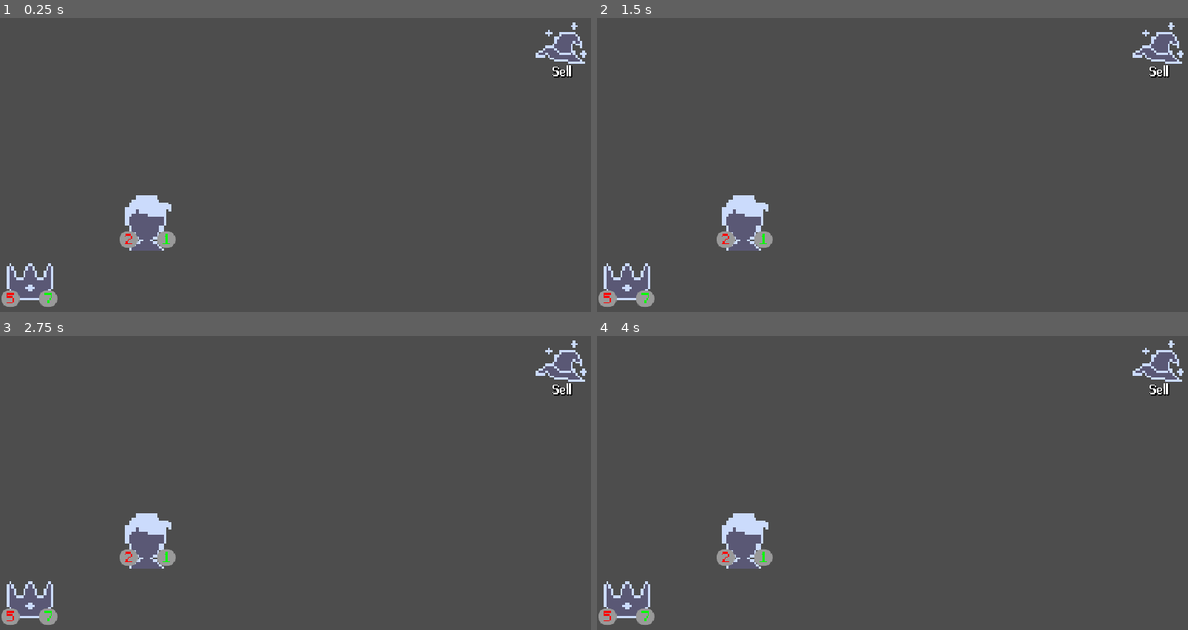
Above: before the commit, frames 1-4 (two rows, left to right).
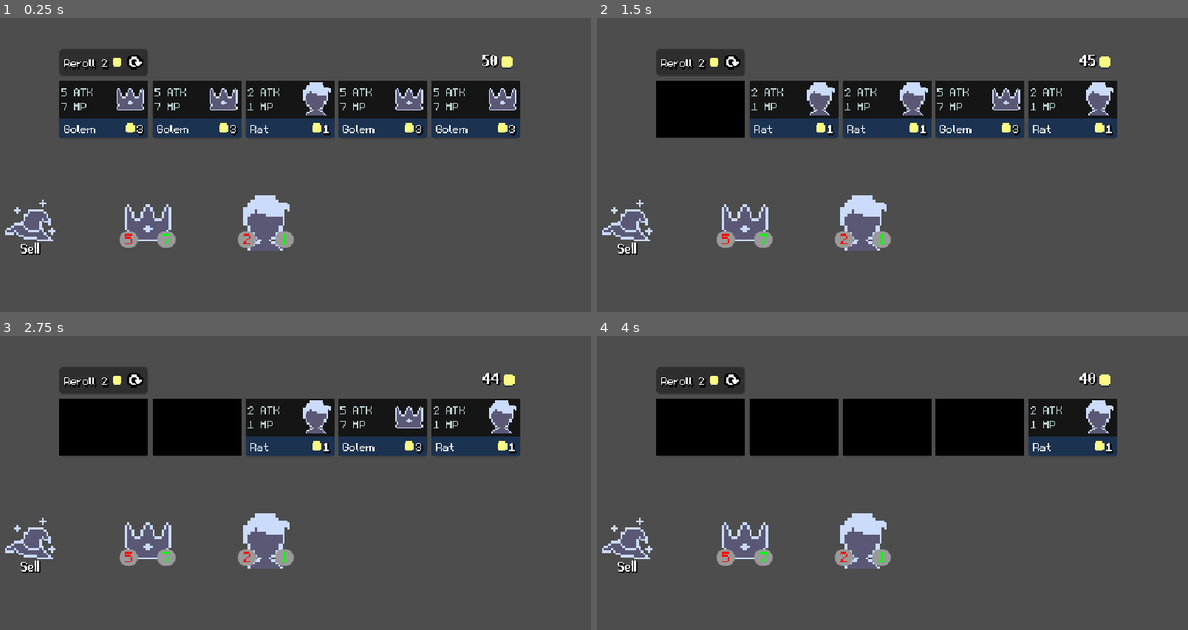
Above: after the commit, the same moments.

Repository: NotEuanB/IMY300
Game: Godot game, scene res://Scenes/Board/board.tscn
Two runs of this game, one before a commit and one after it. Both use one fixed random seed, a clock stepped at 60 frames per second and the inputs below.
Inputs (mouse positions are in pixels of both pictures, inside the frame that each line leads up to):
- Up to frame 1 (0.25 s): no input
- Up to frame 2 (1.5 s): click (703, 62) at 0.52 s; click (703, 109) at 1.27 s
- Up to frame 3 (2.75 s): click (195, 427) at 2.02 s
- Up to frame 4 (4 s): click (886, 427) at 2.77 s; click (981, 427) at 3.52 s

The runs differ from the first frame. In frame 1, 20% of the frame differs, in the area x 0-100%, y 1-99%; in frame 2, 20%; in frame 3, 20%; in frame 4, 20%.

Commit message:
update

Diff:
--- a/IMY300 Main Game/new-game-project/Scenes/Board/board.tscn
+++ b/IMY300 Main Game/new-game-project/Scenes/Board/board.tscn
@@ -10,7 +10,9 @@
 [ext_resource type="PackedScene" uid="uid://lqm5228wqvl6" path="res://Scenes/Sell Portal/sell_portal.tscn" id="8_qlllu"]
 [ext_resource type="Resource" uid="uid://defp4jshbm1ep" path="res://data/player/player_stats.tres" id="9_me64r"]
 [ext_resource type="PackedScene" uid="uid://mmpc3j84035o" path="res://Scenes/Unit/unit.tscn" id="10_me64r"]
-[ext_resource type="PackedScene" uid="uid://cnhx7egcrqt28" path="res://tooltip.tscn" id="11_gti8d"]
+[ext_resource type="PackedScene" uid="uid://cnhx7egcrqt28" path="res://Scenes/Tooltip/tooltip.tscn" id="11_gti8d"]
+[ext_resource type="PackedScene" uid="uid://ehcpt7j0kkj3" path="res://Scenes/ShopContainer/shop_container.tscn" id="12_dkxek"]
+[ext_resource type="Resource" uid="uid://bn1waem751oqp" path="res://data/unit_pool/unit_pool.tres" id="13_brcfe"]
 
 [node name="Shop" type="Node2D"]
 script = ExtResource("1_ef5ss")
@@ -23,44 +25,35 @@
 [node name="Background" type="TileMapLayer" parent="Visuals"]
 tile_set = ExtResource("2_qlllu")
 
-[node name="ShopArea" type="TileMapLayer" parent="." node_paths=PackedStringArray("unit_grid")]
-position = Vector2(0, 64)
-tile_set = ExtResource("2_qlllu")
-script = ExtResource("3_dkvsl")
-unit_grid = NodePath("ShopUnitGrid")
-
-[node name="ShopUnitGrid" type="Node2D" parent="ShopArea"]
-script = ExtResource("3_ffhyd")
-size = Vector2i(10, 1)
-
 [node name="PlayerArea" type="TileMapLayer" parent="." node_paths=PackedStringArray("unit_grid")]
-position = Vector2(0, 192)
+position = Vector2(128, 192)
 tile_set = ExtResource("2_qlllu")
 script = ExtResource("3_dkvsl")
 unit_grid = NodePath("PlayerUnitGrid")
 
 [node name="PlayerUnitGrid" type="Node2D" parent="PlayerArea"]
 script = ExtResource("3_ffhyd")
-size = Vector2i(10, 1)
+size = Vector2i(6, 1)
 
 [node name="Unit" parent="PlayerArea" instance=ExtResource("10_me64r")]
 position = Vector2(128, 0)
 
 [node name="HandArea" type="TileMapLayer" parent="." node_paths=PackedStringArray("unit_grid")]
-position = Vector2(0, 256)
+position = Vector2(128, 256)
 tile_set = ExtResource("2_qlllu")
 script = ExtResource("3_dkvsl")
 unit_grid = NodePath("HandUnitGrid")
 
 [node name="HandUnitGrid" type="Node2D" parent="HandArea"]
 script = ExtResource("3_ffhyd")
-size = Vector2i(10, 1)
+size = Vector2i(6, 1)
 
 [node name="Unit2" parent="HandArea" instance=ExtResource("10_me64r")]
+position = Vector2(0, -64)
 stats = ExtResource("6_me64r")
 
 [node name="SellPortal" parent="." instance=ExtResource("8_qlllu")]
-position = Vector2(576, 0)
+position = Vector2(0, 192)
 player_stats = ExtResource("9_me64r")
 metadata/_edit_lock_ = true
 
@@ -68,8 +61,17 @@
 script = ExtResource("6_7ohde")
 play_areas = [NodePath("../PlayerArea"), NodePath("../HandArea")]
 
-[node name="UnitSpawner" type="Node" parent="." node_paths=PackedStringArray("game_area")]
+[node name="UnitSpawner" type="Node" parent="."]
 script = ExtResource("7_x1pfr")
-game_area = NodePath("../ShopArea")
 
 [node name="Tooltip" parent="." instance=ExtResource("11_gti8d")]
+
+[node name="ShopUI" type="CanvasLayer" parent="."]
+
+[node name="ShopContainer" parent="ShopUI" instance=ExtResource("12_dkxek")]
+offset_left = 64.0
+offset_top = 36.0
+offset_right = 480.0
+offset_bottom = 116.0
+unit_pool = ExtResource("13_brcfe")
+player_stats = ExtResource("9_me64r")
--- /dev/null
+++ b/IMY300 Main Game/new-game-project/Scenes/Gold Display/gold_display.gd
@@ -0,0 +1,14 @@
+class_name GoldDisplay
+extends HBoxContainer
+
+
+@export var player_stats: PlayerStats
+
+@onready var gold: Label = $Gold
+
+func _ready() -> void:
+	player_stats.changed.connect(_on_player_stats_changed)
+	_on_player_stats_changed()
+
+func _on_player_stats_changed() -> void:
+	gold.text = str(player_stats.gold)
--- /dev/null
+++ b/IMY300 Main Game/new-game-project/Scenes/Gold Display/gold_display.tscn
@@ -0,0 +1,27 @@
+[gd_scene load_steps=5 format=3 uid="uid://df7fpuhmkgi11"]
+
+[ext_resource type="Script" uid="uid://bf2bg5llb6imy" path="res://Scenes/Gold Display/gold_display.gd" id="1_ds663"]
+[ext_resource type="Texture2D" uid="uid://c4awhqfup7o2k" path="res://assets/sprites/gold.png" id="1_spygf"]
+[ext_resource type="Resource" uid="uid://defp4jshbm1ep" path="res://data/player/player_stats.tres" id="2_5xxp2"]
+
+[sub_resource type="LabelSettings" id="LabelSettings_ds663"]
+shadow_size = 2
+shadow_color = Color(0, 0, 0, 0.647059)
+
+[node name="GoldDisplay" type="HBoxContainer"]
+offset_right = 28.0
+offset_bottom = 18.0
+script = ExtResource("1_ds663")
+player_stats = ExtResource("2_5xxp2")
+
+[node name="Gold" type="Label" parent="."]
+layout_mode = 2
+text = "99"
+label_settings = SubResource("LabelSettings_ds663")
+
+[node name="Icon" type="TextureRect" parent="."]
+custom_minimum_size = Vector2(10, 0)
+layout_mode = 2
+texture = ExtResource("1_spygf")
+expand_mode = 1
+stretch_mode = 5
--- /dev/null
+++ b/IMY300 Main Game/new-game-project/Scenes/Reroll Button/reroll_button.gd
@@ -0,0 +1,22 @@
+class_name RerollButton
+extends Button
+
+@export var player_stats: PlayerStats
+
+@onready var h_box_container: HBoxContainer = $HBoxContainer
+
+func _ready() -> void:
+	player_stats.changed.connect(_on_player_stats_changed)
+	_on_player_stats_changed()
+
+func _on_player_stats_changed() -> void:
+	var has_enough_gold := player_stats.gold >= 2
+	disabled = not has_enough_gold
+
+	if has_enough_gold:
+		h_box_container.modulate.a = 1.0
+	else:
+		h_box_container.modulate.a = 0.5
+
+func _on_pressed() -> void:
+	player_stats.gold -= 2
--- /dev/null
+++ b/IMY300 Main Game/new-game-project/Scenes/Reroll Button/reroll_button.tscn
@@ -0,0 +1,49 @@
+[gd_scene load_steps=7 format=3 uid="uid://urlrv6wjxn5n"]
+
+[ext_resource type="FontFile" uid="uid://8di0jvr25vat" path="res://assets/font/m5x7.ttf" id="1_glm6i"]
+[ext_resource type="Script" uid="uid://bkh45gr4ctbla" path="res://Scenes/Reroll Button/reroll_button.gd" id="1_qogto"]
+[ext_resource type="Resource" uid="uid://defp4jshbm1ep" path="res://data/player/player_stats.tres" id="2_q8vrn"]
+[ext_resource type="Texture2D" uid="uid://c4awhqfup7o2k" path="res://assets/sprites/gold.png" id="2_qogto"]
+[ext_resource type="Texture2D" uid="uid://b8ht5o2amn6iw" path="res://assets/sprites/refresh.png" id="3_q8vrn"]
+
+[sub_resource type="LabelSettings" id="LabelSettings_k10ps"]
+font = ExtResource("1_glm6i")
+shadow_size = 2
+shadow_color = Color(0, 0, 0, 0.709804)
+
+[node name="RerollButton" type="Button"]
+custom_minimum_size = Vector2(80, 24)
+offset_right = 8.0
+offset_bottom = 8.0
+focus_mode = 0
+script = ExtResource("1_qogto")
+player_stats = ExtResource("2_q8vrn")
+
+[node name="HBoxContainer" type="HBoxContainer" parent="."]
+layout_mode = 1
+anchors_preset = 15
+anchor_right = 1.0
+anchor_bottom = 1.0
+grow_horizontal = 2
+grow_vertical = 2
+mouse_filter = 2
+alignment = 1
+
+[node name="RerollLabel" type="Label" parent="HBoxContainer"]
+layout_mode = 2
+text = "Reroll 2"
+label_settings = SubResource("LabelSettings_k10ps")
+
+[node name="GoldIcon" type="TextureRect" parent="HBoxContainer"]
+layout_mode = 2
+mouse_filter = 2
+texture = ExtResource("2_qogto")
+stretch_mode = 5
+
+[node name="RollIcon" type="TextureRect" parent="HBoxContainer"]
+layout_mode = 2
+mouse_filter = 2
+texture = ExtResource("3_q8vrn")
+stretch_mode = 5
+
+[connection signal="pressed" from="." to="." method="_on_pressed"]
--- /dev/null
+++ b/IMY300 Main Game/new-game-project/Scenes/ShopContainer/shop_container.gd
@@ -0,0 +1,44 @@
+class_name ShopContainter
+extends Control
+
+signal unit_bought(unit: UnitStats)
+
+const UNIT_CARD = preload("res://Scenes/UnitCard/unit_card.tscn")
+
+@export var unit_pool: UnitPool
+@export var player_stats: PlayerStats
+
+@onready var shop_cards: HBoxContainer = $Bottom
+
+func _ready() -> void:
+	unit_pool.generate_unit_pool()
+
+	for child: Node in shop_cards.get_children():
+		child.queue_free()
+
+	_roll_units()
+
+
+func _roll_units() -> void:
+	for i in 5:
+		var new_card: UnitCard = UNIT_CARD.instantiate()
+		new_card.unit_stats = unit_pool.get_random_unit()
+		new_card.unit_bought.connect(_on_unit_bought)
+		shop_cards.add_child(new_card)
+
+
+func _put_back_remaining_to_pool() -> void:
+	for unit_card: UnitCard in shop_cards.get_children():
+		if not unit_card.bought:
+			unit_pool.add_unit(unit_card.unit_stats)
+
+		unit_card.queue_free()
+
+func _on_unit_bought(unit: UnitStats) -> void:
+	unit_bought.emit(unit)
+
+func _on_reroll_button_pressed() -> void:
+	print(unit_pool.unit_pool)
+	_put_back_remaining_to_pool()
+	print(unit_pool.unit_pool)
+	_roll_units()
--- /dev/null
+++ b/IMY300 Main Game/new-game-project/Scenes/ShopContainer/shop_container.tscn
@@ -0,0 +1,45 @@
+[gd_scene load_steps=5 format=3 uid="uid://ehcpt7j0kkj3"]
+
+[ext_resource type="PackedScene" uid="uid://urlrv6wjxn5n" path="res://Scenes/Reroll Button/reroll_button.tscn" id="1_f18wc"]
+[ext_resource type="Script" uid="uid://7sdaeso87g1t" path="res://Scenes/ShopContainer/shop_container.gd" id="1_fkysy"]
+[ext_resource type="PackedScene" uid="uid://df7fpuhmkgi11" path="res://Scenes/Gold Display/gold_display.tscn" id="2_fkysy"]
+[ext_resource type="PackedScene" uid="uid://bt0uy01056sim" path="res://Scenes/UnitCard/unit_card.tscn" id="3_cfpj3"]
+
+[node name="ShopContainer" type="VBoxContainer"]
+offset_left = 63.0
+offset_top = 29.0
+offset_right = 479.0
+offset_bottom = 109.0
+scale = Vector2(1.2, 1.2)
+script = ExtResource("1_fkysy")
+
+[node name="Top" type="HBoxContainer" parent="."]
+layout_mode = 2
+theme_override_constants/separation = 301
+
+[node name="RerollButton" parent="Top" instance=ExtResource("1_f18wc")]
+layout_mode = 2
+
+[node name="GoldDisplay" parent="Top" instance=ExtResource("2_fkysy")]
+layout_mode = 2
+size_flags_horizontal = 4
+
+[node name="Bottom" type="HBoxContainer" parent="."]
+layout_mode = 2
+
+[node name="UnitCard" parent="Bottom" instance=ExtResource("3_cfpj3")]
+layout_mode = 2
+
+[node name="UnitCard2" parent="Bottom" instance=ExtResource("3_cfpj3")]
+layout_mode = 2
+
+[node name="UnitCard3" parent="Bottom" instance=ExtResource("3_cfpj3")]
+layout_mode = 2
+
+[node name="UnitCard4" parent="Bottom" instance=ExtResource("3_cfpj3")]
+layout_mode = 2
+
+[node name="UnitCard5" parent="Bottom" instance=ExtResource("3_cfpj3")]
+layout_mode = 2
+
+[connection signal="pressed" from="Top/RerollButton" to="." method="_on_reroll_button_pressed"]
--- a/IMY300 Main Game/new-game-project/tooltip.tscn
+++ b/IMY300 Main Game/new-game-project/Scenes/Tooltip/tooltip.tscn
@@ -1,6 +1,6 @@
 [gd_scene load_steps=2 format=3 uid="uid://cnhx7egcrqt28"]
 
-[ext_resource type="Script" uid="uid://dv1t7o6tpfwfp" path="res://tooltip.gd" id="1_gwequ"]
+[ext_resource type="Script" uid="uid://dv1t7o6tpfwfp" path="res://Scenes/Tooltip/tooltip.gd" id="1_gwequ"]
 
 [node name="Tooltip" type="Control"]
 layout_mode = 3
--- /dev/null
+++ b/IMY300 Main Game/new-game-project/Scenes/UnitCard/unit_card.gd
@@ -0,0 +1,66 @@
+class_name UnitCard
+extends Button
+
+signal unit_bought(unit: UnitStats)
+
+@export var player_stats: PlayerStats
+@export var unit_stats: UnitStats : set = _set_unit_stats
+
+@onready var traits: Label = %Traits
+@onready var bottom: Panel = %Bottom
+@onready var unit_name: Label = %UnitName
+@onready var gold_label: Label = %GoldLabel
+@onready var unit_icon: TextureRect = $UnitIcon
+@onready var placeholder: Panel = %Placeholder
+
+var bought := false
+
+func _ready() -> void:
+	player_stats.changed.connect(_on_player_stats_changed)
+	_on_player_stats_changed()
+
+	unit_bought.connect(
+		func(unit: UnitStats):
+			print("bought unit: ", unit)
+			print("gold: ", player_stats.gold)
+	)
+
+
+func _set_unit_stats(value: UnitStats) -> void:
+	unit_stats = value
+
+	if not is_node_ready():
+		await ready
+
+	if not unit_stats:
+		placeholder.show()
+		disabled = true
+		bought = true
+		return
+
+	traits.text = str(unit_stats.attack) + " ATK\n" + str(unit_stats.health) + " HP"
+	unit_name.text = unit_stats.name
+	gold_label.text = str(unit_stats.gold_cost)
+	unit_icon.texture = unit_stats.skin
+
+func _on_player_stats_changed() -> void:
+	if not unit_stats:
+		return
+
+	var has_enough_gold := player_stats.gold >= unit_stats.gold_cost
+	disabled = not has_enough_gold
+
+	if has_enough_gold or bought:
+		modulate = Color(Color.WHITE, 1.0)
+	else:
+		modulate = Color(Color.WHITE, 0.5)
+
+
+func _on_pressed() -> void:
+	if bought:
+		return
+
+	bought = true
+	placeholder.show()
+	player_stats.gold -= unit_stats.gold_cost
+	unit_bought.emit(unit_stats)
--- /dev/null
+++ b/IMY300 Main Game/new-game-project/Scenes/UnitCard/unit_card.tscn
@@ -0,0 +1,143 @@
+[gd_scene load_steps=12 format=3 uid="uid://bt0uy01056sim"]
+
+[ext_resource type="Script" uid="uid://dcccasptyoysi" path="res://Scenes/UnitCard/unit_card.gd" id="1_fxb4e"]
+[ext_resource type="FontFile" uid="uid://8di0jvr25vat" path="res://assets/font/m5x7.ttf" id="1_ureqa"]
+[ext_resource type="Resource" uid="uid://defp4jshbm1ep" path="res://data/player/player_stats.tres" id="2_apj8s"]
+[ext_resource type="Texture2D" uid="uid://c4awhqfup7o2k" path="res://assets/sprites/gold.png" id="2_fxb4e"]
+[ext_resource type="Texture2D" uid="uid://wxshjtwjoc31" path="res://assets/sprites/traits/human.png" id="3_24gas"]
+[ext_resource type="Resource" uid="uid://cc31lth8kllsv" path="res://data/units/golem.tres" id="3_apj8s"]
+
+[sub_resource type="LabelSettings" id="LabelSettings_apj8s"]
+line_spacing = 0.0
+font = ExtResource("1_ureqa")
+font_color = Color(0.878431, 1, 1, 0.811765)
+
+[sub_resource type="StyleBoxFlat" id="StyleBoxFlat_f1w4f"]
+bg_color = Color(0.104621, 0.197819, 0.314962, 1)
+
+[sub_resource type="LabelSettings" id="LabelSettings_j1fqa"]
+font = ExtResource("1_ureqa")
+
+[sub_resource type="LabelSettings" id="LabelSettings_j0lwh"]
+line_spacing = 0.0
+font = ExtResource("1_ureqa")
+shadow_size = 2
+shadow_color = Color(0, 0, 0, 0.878431)
+
+[sub_resource type="StyleBoxFlat" id="StyleBoxFlat_hd16a"]
+bg_color = Color(0, 0, 0, 1)
+
+[node name="UnitCard" type="Button"]
+custom_minimum_size = Vector2(80, 52)
+offset_right = 8.0
+offset_bottom = 8.0
+focus_mode = 0
+script = ExtResource("1_fxb4e")
+player_stats = ExtResource("2_apj8s")
+unit_stats = ExtResource("3_apj8s")
+
+[node name="Backdrop" type="ColorRect" parent="."]
+layout_mode = 1
+anchors_preset = 15
+anchor_right = 1.0
+anchor_bottom = 1.0
+grow_horizontal = 2
+grow_vertical = 2
+mouse_filter = 2
+color = Color(0.0846899, 0.0846899, 0.0846899, 1)
+
+[node name="Traits" type="Label" parent="Backdrop"]
+unique_name_in_owner = true
+layout_mode = 0
+offset_left = 2.0
+offset_top = 3.0
+offset_right = 47.0
+offset_bottom = 29.0
+text = "2 ATK
+1 HP"
+label_settings = SubResource("LabelSettings_apj8s")
+
+[node name="Bottom" type="Panel" parent="."]
+unique_name_in_owner = true
+custom_minimum_size = Vector2(0, 18)
+layout_mode = 1
+anchors_preset = 12
+anchor_top = 1.0
+anchor_right = 1.0
+anchor_bottom = 1.0
+offset_top = -18.0
+grow_horizontal = 2
+grow_vertical = 0
+mouse_filter = 2
+theme_override_styles/panel = SubResource("StyleBoxFlat_f1w4f")
+
+[node name="MarginContainer" type="MarginContainer" parent="Bottom"]
+layout_mode = 1
+anchors_preset = 15
+anchor_right = 1.0
+anchor_bottom = 1.0
+grow_horizontal = 2
+grow_vertical = 2
+mouse_filter = 2
+theme_override_constants/margin_left = 4
+theme_override_constants/margin_right = 4
+
+[node name="HBoxContainer" type="HBoxContainer" parent="Bottom/MarginContainer"]
+layout_mode = 2
+
+[node name="UnitName" type="Label" parent="Bottom/MarginContainer/HBoxContainer"]
+unique_name_in_owner = true
+layout_mode = 2
+text = "Domnaai"
+label_settings = SubResource("LabelSettings_j1fqa")
+
+[node name="GoldContainer" type="HBoxContainer" parent="Bottom/MarginContainer/HBoxContainer"]
+layout_mode = 2
+size_flags_horizontal = 10
+theme_override_constants/separation = 2
+alignment = 2
+
+[node name="GoldIcon" type="TextureRect" parent="Bottom/MarginContainer/HBoxContainer/GoldContainer"]
+custom_minimum_size = Vector2(8, 0)
+layout_mode = 2
+mouse_filter = 2
+texture = ExtResource("2_fxb4e")
+expand_mode = 1
+stretch_mode = 5
+
+[node name="GoldLabel" type="Label" parent="Bottom/MarginContainer/HBoxContainer/GoldContainer"]
+unique_name_in_owner = true
+layout_mode = 2
+text = "99"
+label_settings = SubResource("LabelSettings_j0lwh")
+
+[node name="UnitIcon" type="TextureRect" parent="."]
+custom_minimum_size = Vector2(30, 30)
+layout_mode = 1
+anchors_preset = 1
+anchor_left = 1.0
+anchor_right = 1.0
+offset_left = -31.0
+offset_top = 2.0
+offset_right = -1.0
+offset_bottom = 32.0
+grow_horizontal = 0
+mouse_filter = 2
+texture = ExtResource("3_24gas")
+expand_mode = 1
+stretch_mode = 5
+
+[node name="Placeholder" type="Panel" parent="."]
+unique_name_in_owner = true
+visible = false
+layout_mode = 1
+anchors_preset = 15
+anchor_right = 1.0
+anchor_bottom = 1.0
+grow_horizontal = 2
+grow_vertical = 2
+theme_override_styles/panel = SubResource("StyleBoxFlat_hd16a")
+
+[connection signal="mouse_entered" from="." to="." method="_on_mouse_entered"]
+[connection signal="mouse_exited" from="." to="." method="_on_mouse_exited"]
+[connection signal="pressed" from="." to="." method="_on_pressed"]
--- /dev/null
+++ b/IMY300 Main Game/new-game-project/data/unit_pool/unit_pool.gd
@@ -0,0 +1,27 @@
+class_name UnitPool
+extends Resource
+
+@export var available_units: Array[UnitStats]
+
+var unit_pool: Array[UnitStats]
+
+func generate_unit_pool() -> void:
+	unit_pool = []
+
+	for unit: UnitStats in available_units:
+		for i in unit.pool_count:
+			unit_pool.append(unit)
+
+func get_random_unit() -> UnitStats:
+	var units := unit_pool
+
+	if units.is_empty():
+		return null
+
+	var picked_unit: UnitStats = units.pick_random()
+	unit_pool.erase(picked_unit)
+
+	return picked_unit
+
+func add_unit(unit: UnitStats) -> void:
+	unit_pool.append(unit)
--- /dev/null
+++ b/IMY300 Main Game/new-game-project/data/unit_pool/unit_pool.tres
@@ -0,0 +1,11 @@
+[gd_resource type="Resource" script_class="UnitPool" load_steps=5 format=3 uid="uid://bn1waem751oqp"]
+
+[ext_resource type="Script" uid="uid://d2inypj55y68q" path="res://data/units/unit_stats.gd" id="1_mc54o"]
+[ext_resource type="Resource" uid="uid://cc31lth8kllsv" path="res://data/units/golem.tres" id="2_1aqrh"]
+[ext_resource type="Script" uid="uid://or8rrjcsjo64" path="res://data/unit_pool/unit_pool.gd" id="2_qbk8p"]
+[ext_resource type="Resource" uid="uid://24ojvr82jtob" path="res://data/units/rat.tres" id="3_mht32"]
+
+[resource]
+script = ExtResource("2_qbk8p")
+available_units = Array[ExtResource("1_mc54o")]([ExtResource("2_1aqrh"), ExtResource("3_mht32")])
+metadata/_custom_type_script = "uid://or8rrjcsjo64"
--- a/IMY300 Main Game/new-game-project/data/units/unit_stats.gd
+++ b/IMY300 Main Game/new-game-project/data/units/unit_stats.gd
@@ -7,6 +7,7 @@
 @export var gold_cost := 1
 @export var attack := 2
 @export var health := 1
+@export var pool_count := 5
 
 @export_category("Visuals")
 @export var skin: Texture2D
Not shown: 1 places in IMY300 Main Game/new-game-project/Scenes/Board/board.tscn that only renumber resources
Not shown, added: IMY300 Main Game/new-game-project/Scenes/Gold Display/gold_display.gd.uid
Not shown, added: IMY300 Main Game/new-game-project/Scenes/Reroll Button/reroll_button.gd.uid
Not shown, added: IMY300 Main Game/new-game-project/Scenes/ShopContainer/shop_container.gd.uid
Renamed: IMY300 Main Game/new-game-project/tooltip.gd -> IMY300 Main Game/new-game-project/Scenes/Tooltip/tooltip.gd
Renamed: IMY300 Main Game/new-game-project/tooltip.gd.uid -> IMY300 Main Game/new-game-project/Scenes/Tooltip/tooltip.gd.uid
Not shown, added: IMY300 Main Game/new-game-project/Scenes/UnitCard/unit_card.gd.uid
Not shown, added: IMY300 Main Game/new-game-project/data/unit_pool/unit_pool.gd.uid
